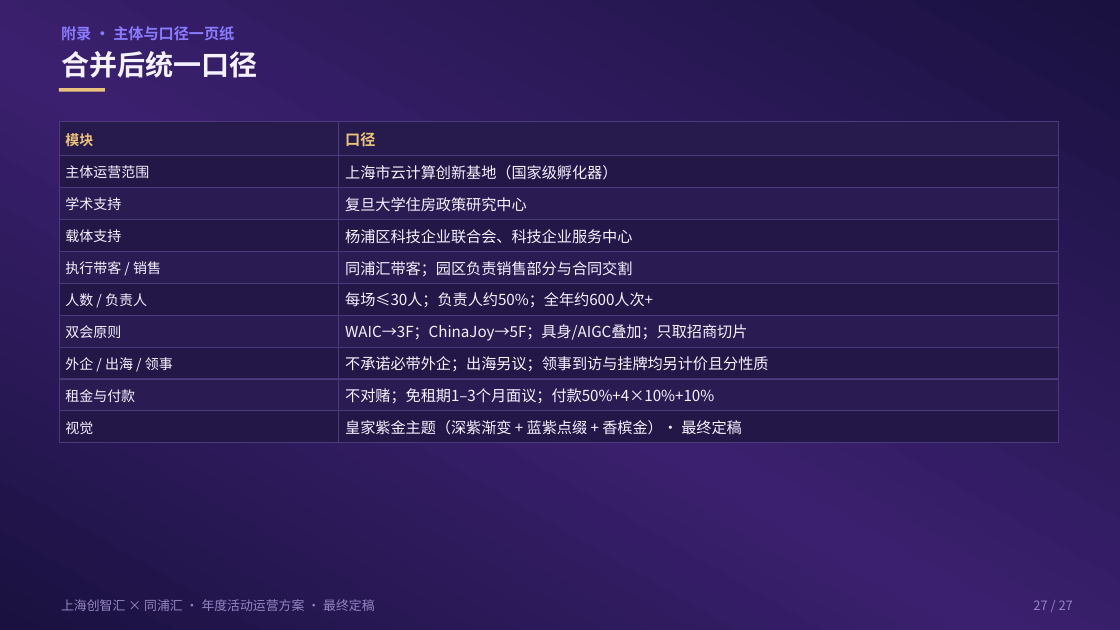
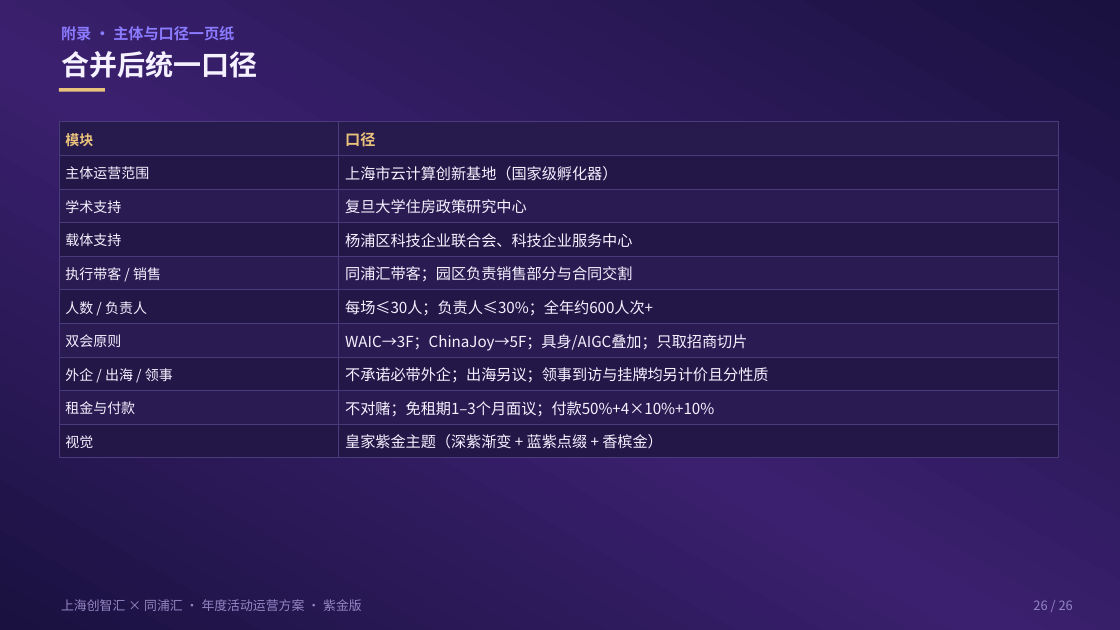
Before and after one commit to hujigang2010-maker/AIDEN, a slide deck: slide 26 of proposal/chuangzhihui-30-events-waic-cj-fuse.pptx (slide 27 before the commit). Drawn at 1120x630 pixels with LibreOffice and Linux fonts; fonts in the diff are those of the drawing. Boxes give left, top, right and bottom in pixels: in the first picture for what was removed or moved away, otherwise in the second. Text is boxed around its words. In the diff, an @@ line names an element or a change of style, - is before the commit and + after.

```diff
--- a/proposal/chuangzhihui-30-events-waic-cj-fuse.pptx
+++ b/proposal/chuangzhihui-30-events-waic-cj-fuse.pptx
@@ rectangle: place and size @@
-rectangle at [59, 187, 339, 219]
+rectangle at [59, 189, 339, 223]
@@ rectangle: place and size @@
-rectangle at [339, 187, 1059, 219]
+rectangle at [339, 189, 1059, 223]
@@ 6 rectangles, 5 texts: place and size @@
-6 rectangles, 5 texts at [59, 219, 1059, 315]
+6 rectangles, 5 texts at [59, 223, 1059, 323]
@@ text at [345, 300, 653, 316]: text changed @@
-每场≤30人；负责人约50%；全年约600人次+
+每场≤30人；负责人≤30%；全年约600人次+
@@ 6 texts, 6 rectangles: place and size @@
-6 texts, 6 rectangles at [59, 315, 1059, 411]
+6 texts, 6 rectangles at [59, 323, 1059, 424]
@@ 2 rectangles, 1 text: place and size @@
-2 rectangles, 1 text at [59, 411, 1059, 443]
+2 rectangles, 1 text at [59, 424, 1059, 458]
@@ text at [345, 434, 663, 449]: text changed @@
-皇家紫金主题（深紫渐变 + 蓝紫点缀 + 香槟金）· 最终定稿
+皇家紫金主题（深紫渐变 + 蓝紫点缀 + 香槟金）
@@ text at [61, 599, 362, 611]: text changed @@
-上海创智汇 × 同浦汇 · 年度活动运营方案 · 最终定稿
+上海创智汇 × 同浦汇 · 年度活动运营方案 · 紫金版
@@ text at [1033, 600, 1073, 610]: text changed @@
-27 / 27
+26 / 26
```
Also in this commit, not shown: 25 other slides changed, 1 slide removed, 45 other files.
